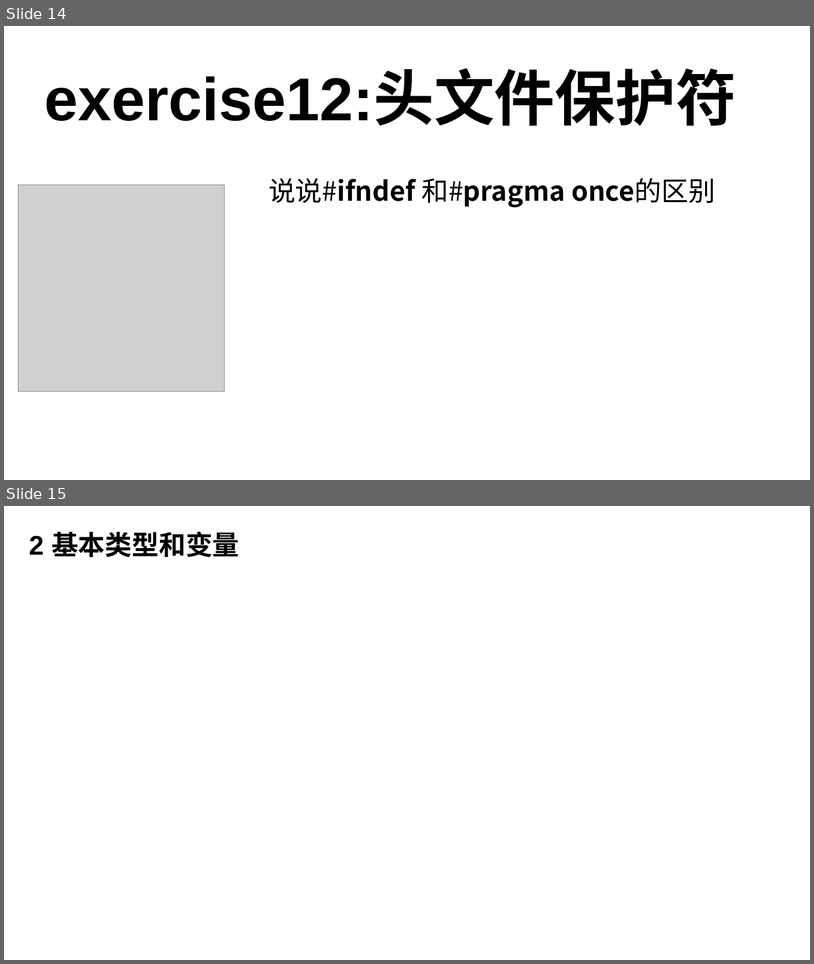
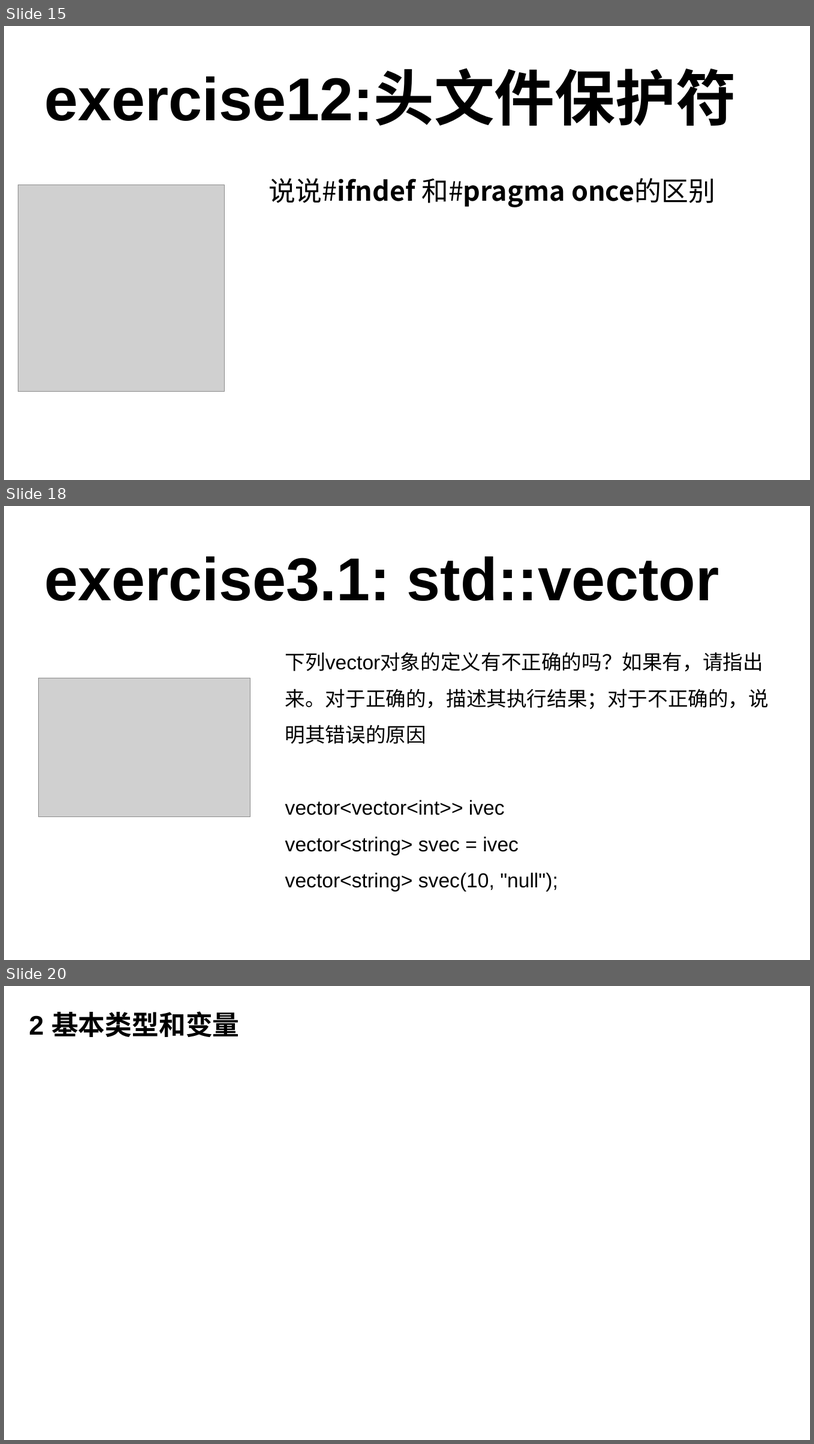
Before and after one commit to 3417725275/CPP_Study, a slide deck: C++课件.pptx. Shown one above the other, each under a label of ours: slides 14 and 15 before the commit, slides 15, 18 and 20 after it; the slides between them are not shown. The pictures are 814x964 and 814x1444 pixels, drawn with LibreOffice and Linux fonts; fonts in the diff are those of the drawing; grey boxes stand for pictures. Boxes give left, top, right and bottom in pixels: in the first picture for what was removed or moved away, otherwise in the second. Text is boxed around its words. In the diff, an @@ line names an element or a change of style, - is before the commit and + after.

```diff
--- a/C++课件.pptx
+++ b/C++课件.pptx
@@ slide 18 added at (4,506,810,960), background #FFFFFF @@
@@ text added at (44,556,720,601), 72 pt, text #000000, bold @@
+exercise3.1: std::vector
@@ text added at (285,652,769,891), 24 pt, text #000000 @@
+下列vector对象的定义有不正确的吗？如果有，请指出来。对于正确的，描述其执行结果；对于不正确的，说明其错误的原因
+vector<vector<int>> ivec
+vector<string> svec = ivec
+vector<string> svec(10, "null");
@@ picture added at (38,678,251,816) @@
@@ what was slide 14 is now slide 15 @@
@@ what was slide 15 is now slide 20 @@
```
Also in this commit, not shown: 4 other slides added, 2 other files.
